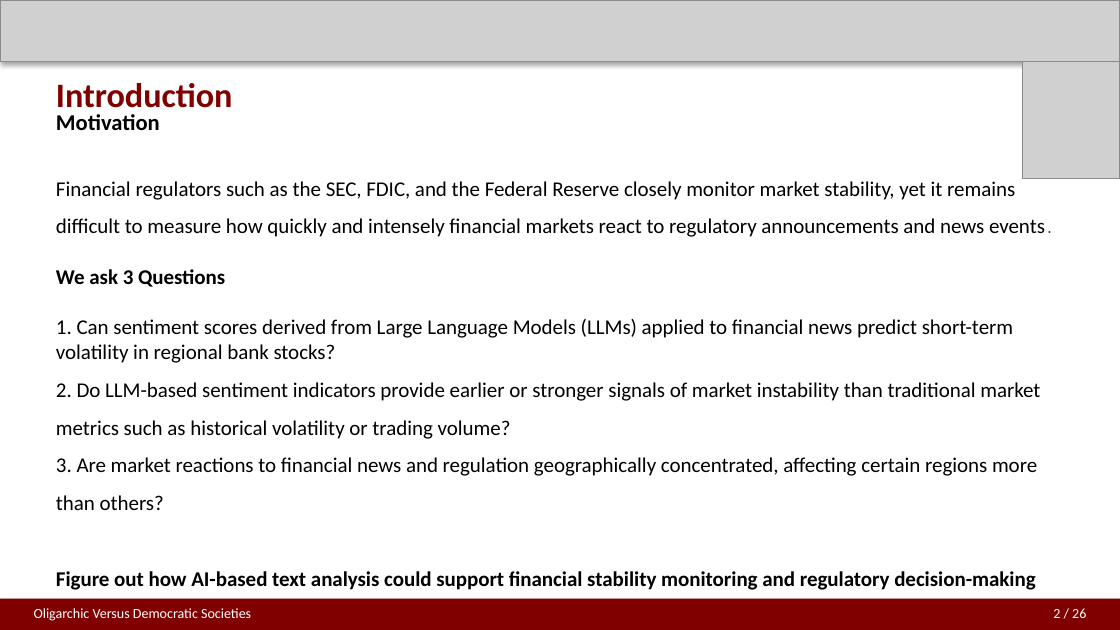
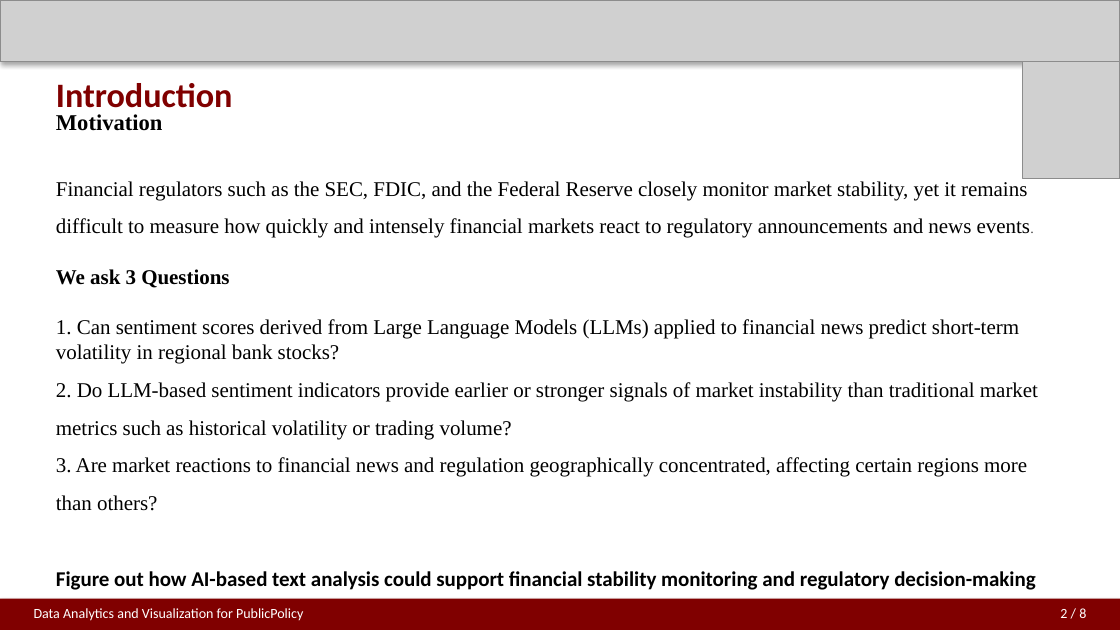
Before and after one commit to jiayuzhao05/Final-project-PPHA30538, a slide deck: slide 2 of final project w2.pptx. Drawn at 1120x630 pixels with LibreOffice and Linux fonts; fonts in the diff are those of the drawing; grey boxes stand for pictures. Boxes give left, top, right and bottom in pixels: in the first picture for what was removed or moved away, otherwise in the second. Text is boxed around its words. In the diff, an @@ line names an element or a change of style, - is before the commit and + after.

Commit message:
Add files via upload
I revised somethng with clear and short part.

```diff
--- a/final project w2.pptx
+++ b/final project w2.pptx
@@ text at bbox=[56, 114, 1038, 511]: font Calibri to Times New Roman in "Motivation", "Financial regulators such as the SEC, FDIC, ...", "We ask 3 Questions", "1. Can sentiment scores derived from Large ..." and 2 more places; font Courier New to Times New Roman in "events." @@
@@ text at bbox=[34, 608, 303, 621]: text changed @@
-Oligarchic Versus Democratic Societies
+Data Analytics and Visualization for PublicPolicy
@@ text at bbox=[1060, 608, 1086, 618]: text changed @@
-2 / 26
+2 / 8
```
Also in this commit, not shown: 7 other slides changed, 1 other file.
